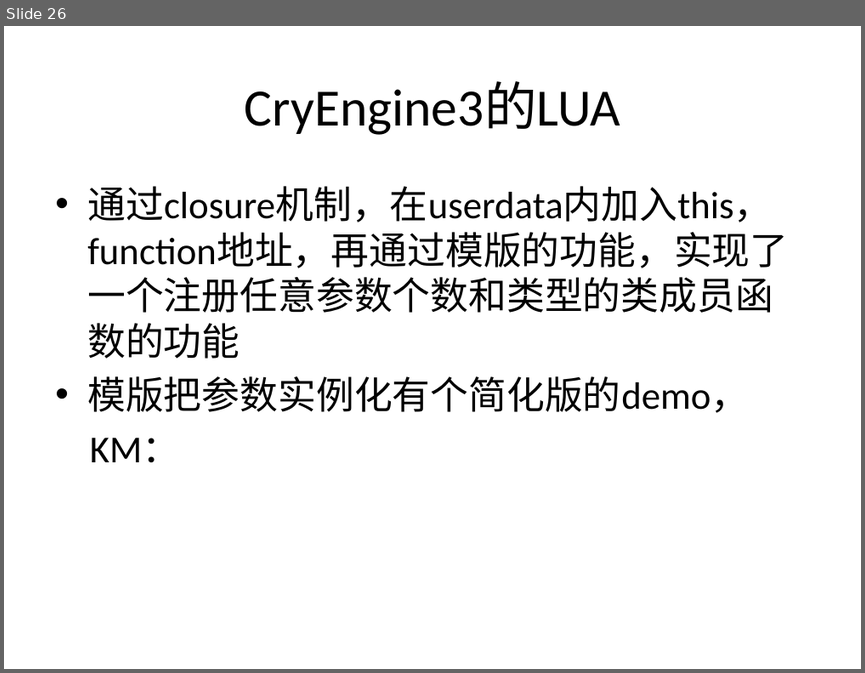
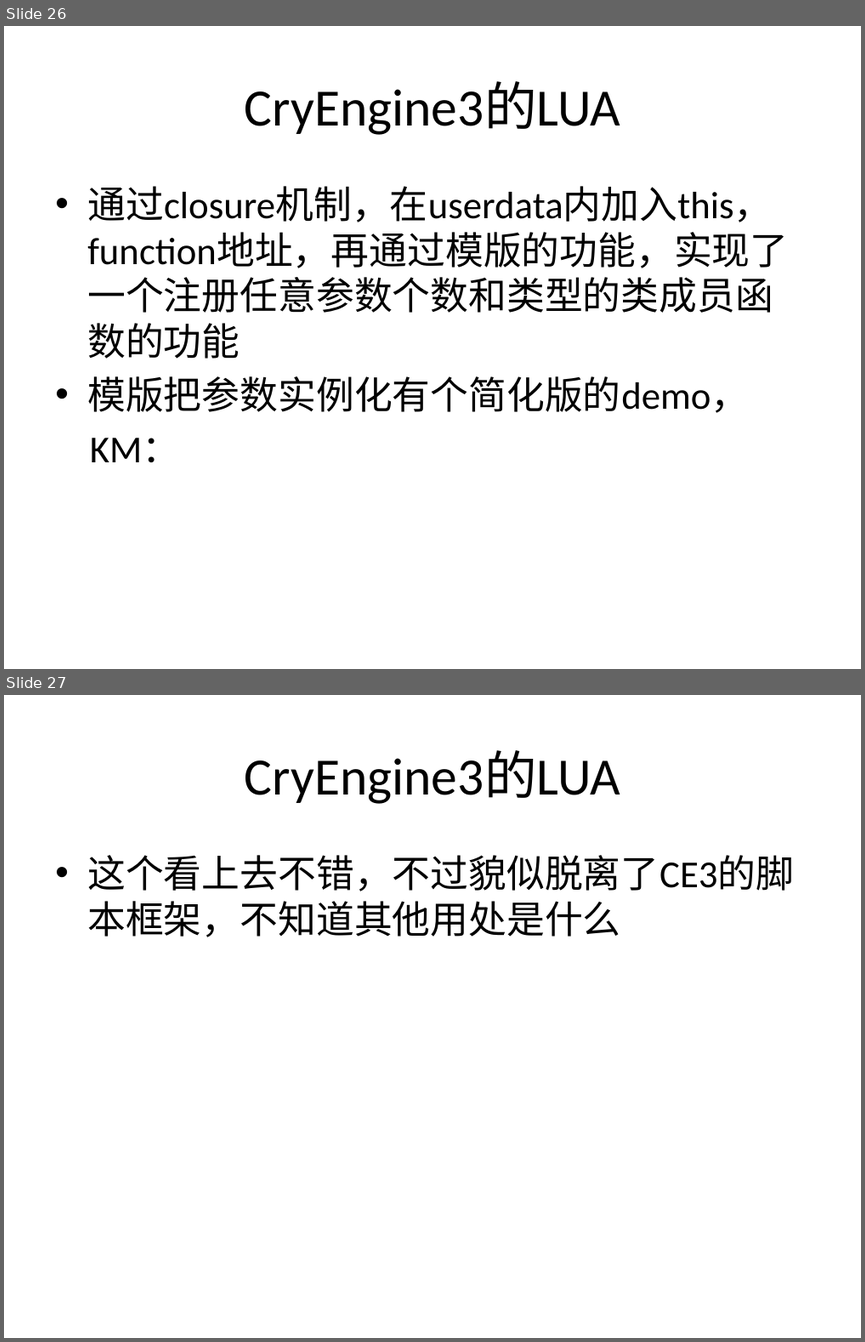
Before and after one commit to henryfung01/StreetFighter, a slide deck: lua.pptx. Shown one above the other, each under a label of ours: slide 26 before the commit, slides 26 and 27 after it. The pictures are 865x673 and 865x1342 pixels, drawn with LibreOffice and Linux fonts; fonts in the diff are those of the drawing. Boxes give left, top, right and bottom in pixels: in the first picture for what was removed or moved away, otherwise in the second. Text is boxed around its words. In the diff, an @@ line names an element or a change of style, - is before the commit and + after.

```diff
--- a/lua.pptx
+++ b/lua.pptx
@@ slide 27 added at [4, 695, 861, 1338], background #FFFFFF @@
@@ title added at [245, 751, 621, 804], 44 pt, text #000000 @@
+CryEngine3的LUA
@@ text added at [87, 855, 794, 937], 32 pt, text #000000 @@
+• 这个看上去不错，不过貌似脱离了CE3的脚本框架，不知道其他用处是什么
```
Also in this commit, not shown: 2 other slides added, 1 other file.
